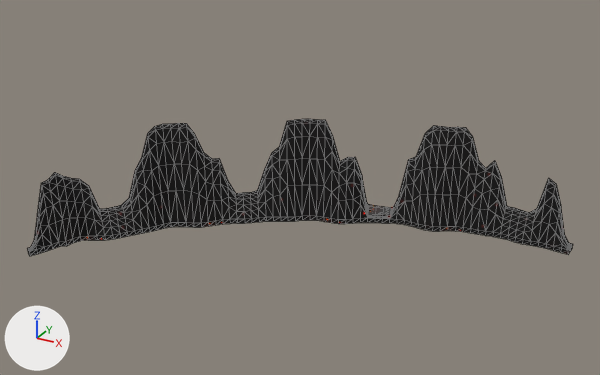
The glTF model assets/models/map_base_cover_s4.glb as it was, and as the next commit left it.
Both versions are drawn from a 50 mm camera at (12.1, -22.7, 57.7) aimed at (-20.8, 37.2, 27.7). The lights are fixed; the arrows at lower left show +X, +Y and +Z. The older version comes first. Mesh edges are drawn as thin lines. Objects named as collision shapes, trigger or cutter boxes, shadow casters or lower levels of detail are left out. Vertices at exactly the same position are counted once.

In view in the first picture: 'MapBaseCoverS4Rock'.
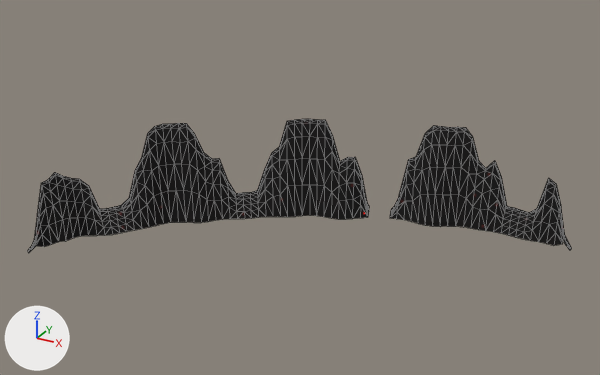
Edits to the scene script, one JSON object a line:
```json
{"block": "me_mapbasecovers4rock", "where": "# used by ob_mapbasecovers4rock; location = (0.0, 0.0, 0.0)"}
{"op": "remove", "block": "me_mapbasecovers4rock", "code": "me_mapbasecovers4rock.from_pydata(...)  # 962 vertices, 1920 faces; spans x -41.7..1.4, y 23.3..51.1, z 21.9..31.9"}
{"op": "add", "block": "me_mapbasecovers4rock", "code": "me_mapbasecovers4rock.from_pydata(...)  # 774 vertices, 1376 faces; spans x -41.7..1.4, y 23.4..51.1, z 22.1..31.9"}
{"block": "me_mapbasecovers4rock", "change": "me_mapbasecovers4rock part 1"}
{"block": "me_mapbasecovers4rock", "change": "188 vertices are removed from x -41.7..1.4, y 23.3..51.1, z 21.9..22.7"}
{"block": "me_mapbasecovers4rock", "change": "544 faces are deleted"}
```

Pixel boxes (x1, y1, x2, y2) of what changed, in the pictures (600 x 375 px):
```json
{"object": "MapBaseCoverS4Rock", "change": "reshaped", "before": [27, 119, 573, 256], "after": [28, 119, 571, 253]}
{"part": 1, "of": "me_mapbasecovers4rock", "change": "deleted", "before": [27, 204, 573, 256]}
```
